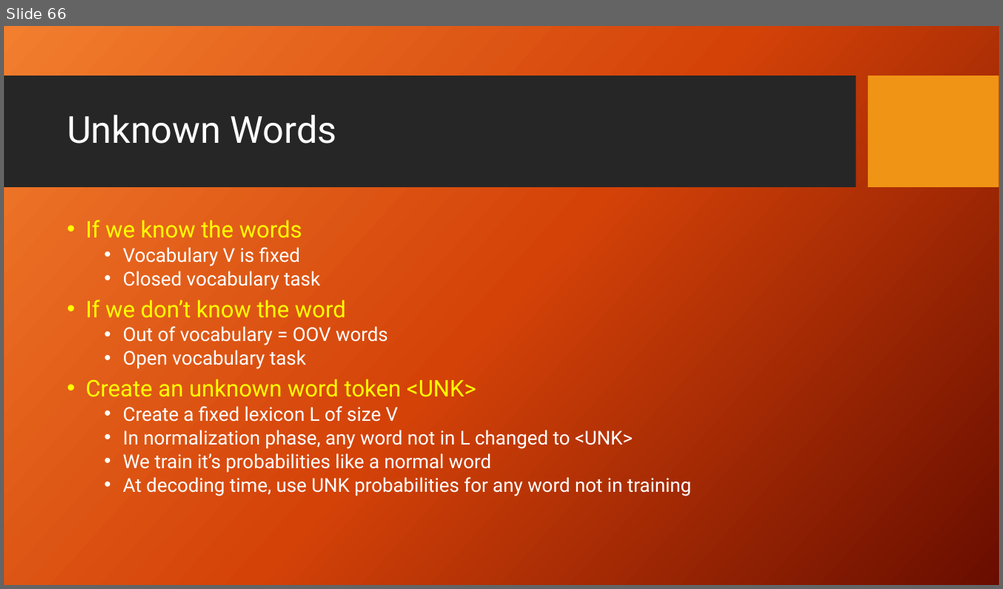
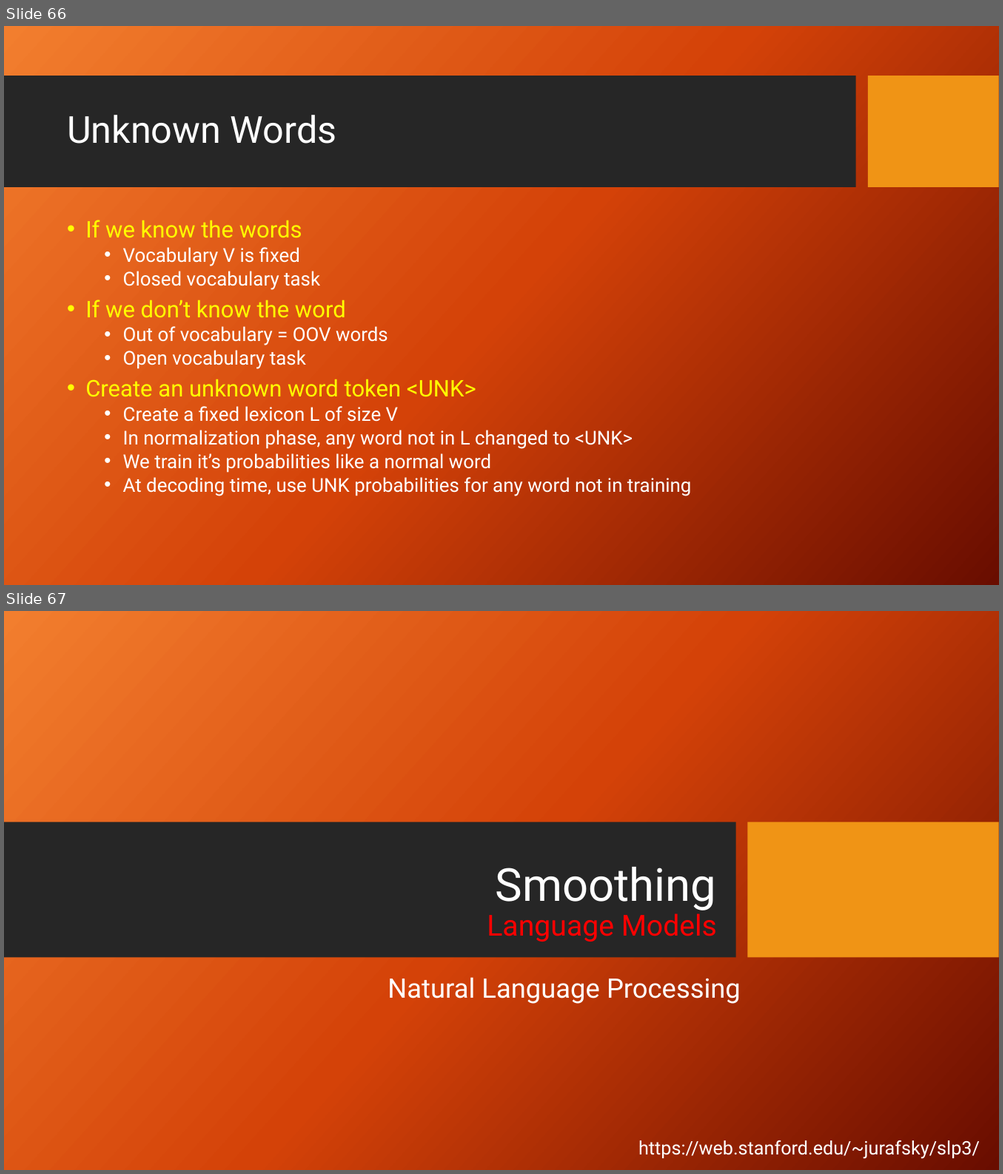
Before and after one commit to FaisalAhmedBijoy/Natural-Language-Processing-with-Python, a slide deck: docs/NLP_bangla_tutorial.pptx. Shown one above the other, each under a label of ours: slide 66 before the commit, slides 66 and 67 after it. The pictures are 1003x589 and 1003x1174 pixels, drawn with LibreOffice and Linux fonts; fonts in the diff are those of the drawing; background and template pictures are left out. Boxes give left, top, right and bottom in pixels: in the first picture for what was removed or moved away, otherwise in the second. Text is boxed around its words. In the diff, an @@ line names an element or a change of style, - is before the commit and + after.

Commit message:
add smoothing add 1

```diff
--- a/docs/NLP_bangla_tutorial.pptx
+++ b/docs/NLP_bangla_tutorial.pptx
@@ slide 67 added at [4, 611, 999, 1170], background picture (left out) @@
@@ rectangle added at [4, 822, 736, 958], fill #262626 @@
@@ rectangle added at [747, 822, 999, 958], fill #F09415 @@
@@ title added at [486, 867, 717, 942], 28 pt, text #FF0000 @@
+Smoothing
+Language Models
@@ subtitle added at [387, 977, 740, 1004], 26 pt, text #FFFFFF @@
+Natural Language Processing
@@ text added at [638, 1141, 979, 1159], 18 pt, text #FFFFFF @@
+https://web.stanford.edu/~jurafsky/slp3/
```
Also in this commit, not shown: 7 other slides added.
